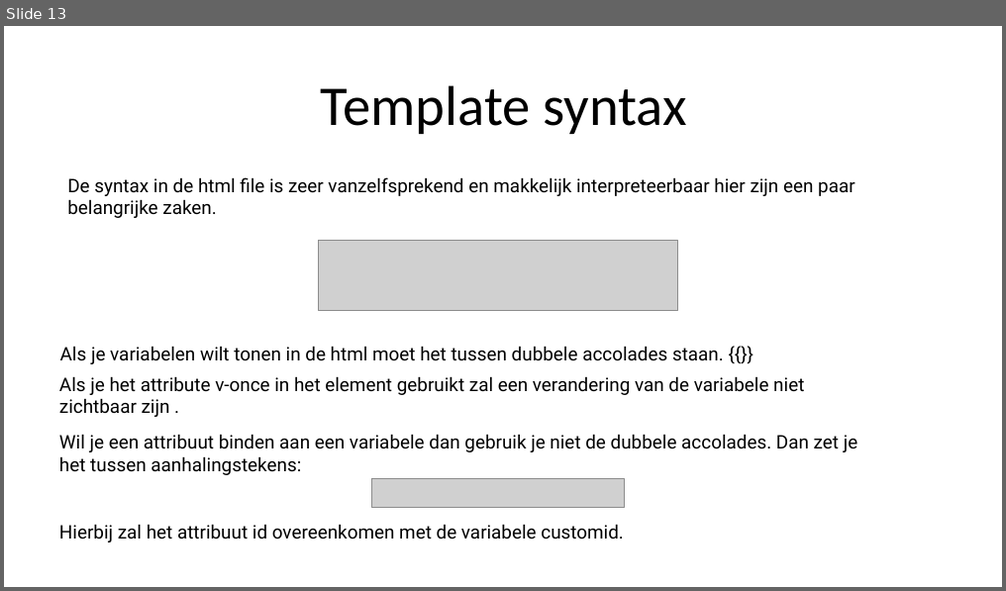
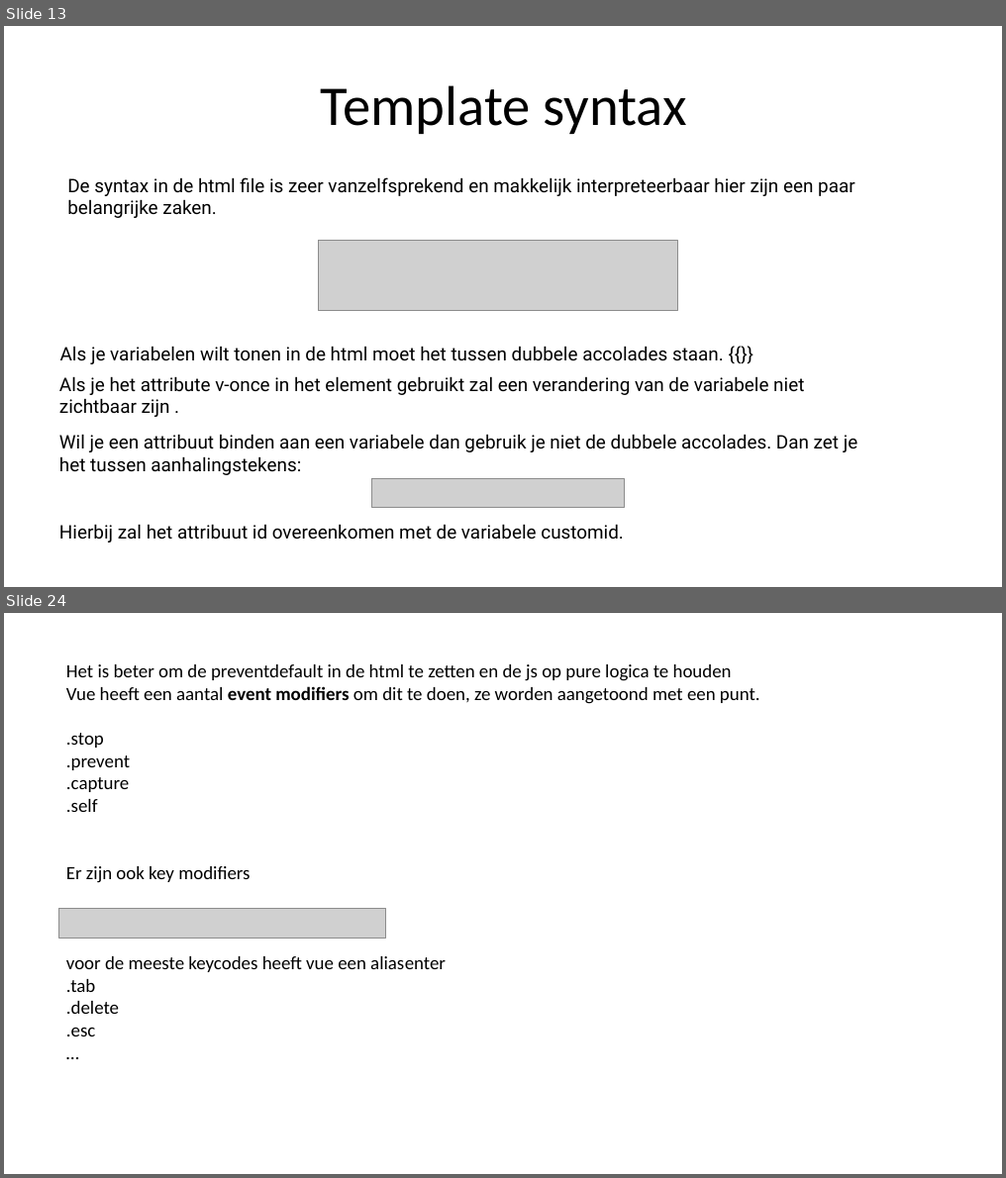
Before and after one commit to sepperenty/web-research-3, a slide deck: newTech/slideshow.pptx. Shown one above the other, each under a label of ours: slide 13 before the commit, slides 13 and 24 after it; the slides between them are not shown. The pictures are 1006x591 and 1006x1178 pixels, drawn with LibreOffice and Linux fonts; fonts in the diff are those of the drawing; grey boxes stand for pictures. Boxes give left, top, right and bottom in pixels: in the first picture for what was removed or moved away, otherwise in the second. Text is boxed around its words. In the diff, an @@ line names an element or a change of style, - is before the commit and + after.

```diff
--- a/newTech/slideshow.pptx
+++ b/newTech/slideshow.pptx
@@ slide 24 added at [4, 613, 1002, 1174], background #FFFFFF @@
@@ text added at [66, 664, 760, 1037], 18 pt, text #000000 @@
+Het is beter om de preventdefault in de html te zetten en de js op pure logica te houden
+Vue heeft een aantal event modifiers om dit te doen, ze worden aangetoond met een punt.
+.stop
+.prevent
+.capture
+.self
+Er zijn ook key modifiers
+voor de meeste keycodes heeft vue een aliasenter
+.tab
+.delete
+.esc
+…
@@ picture added at [58, 909, 385, 939] @@
```
Also in this commit, not shown: 1 slide changed, 11 other slides added, 1 slide removed, 15 other files.
